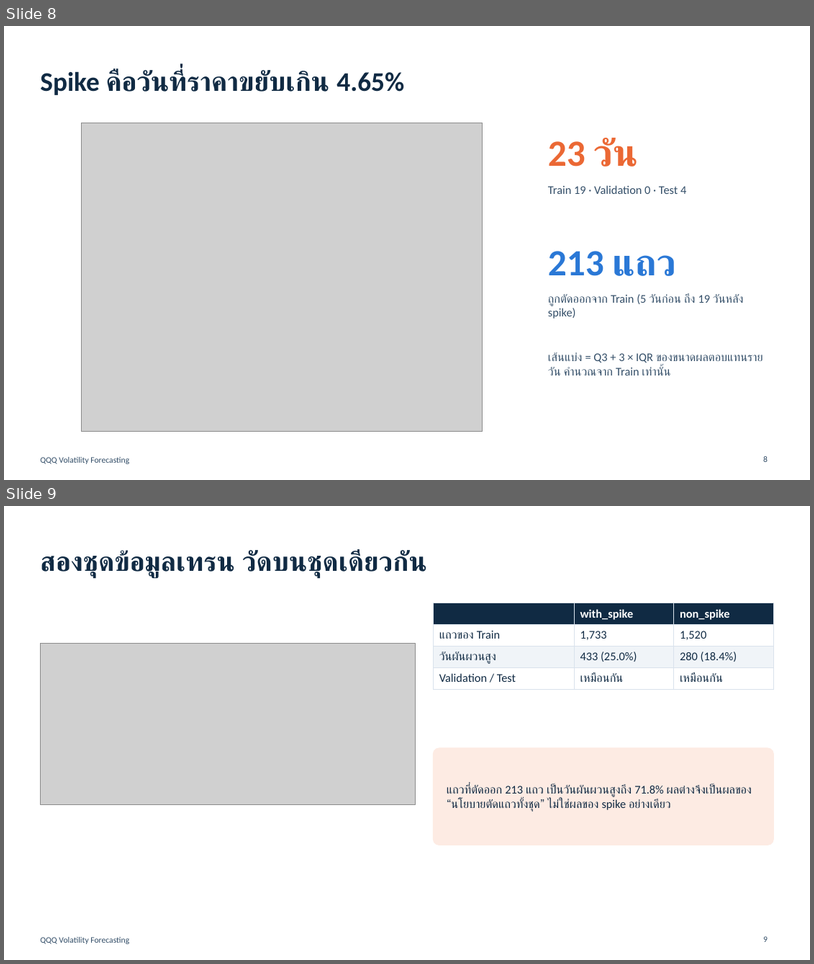
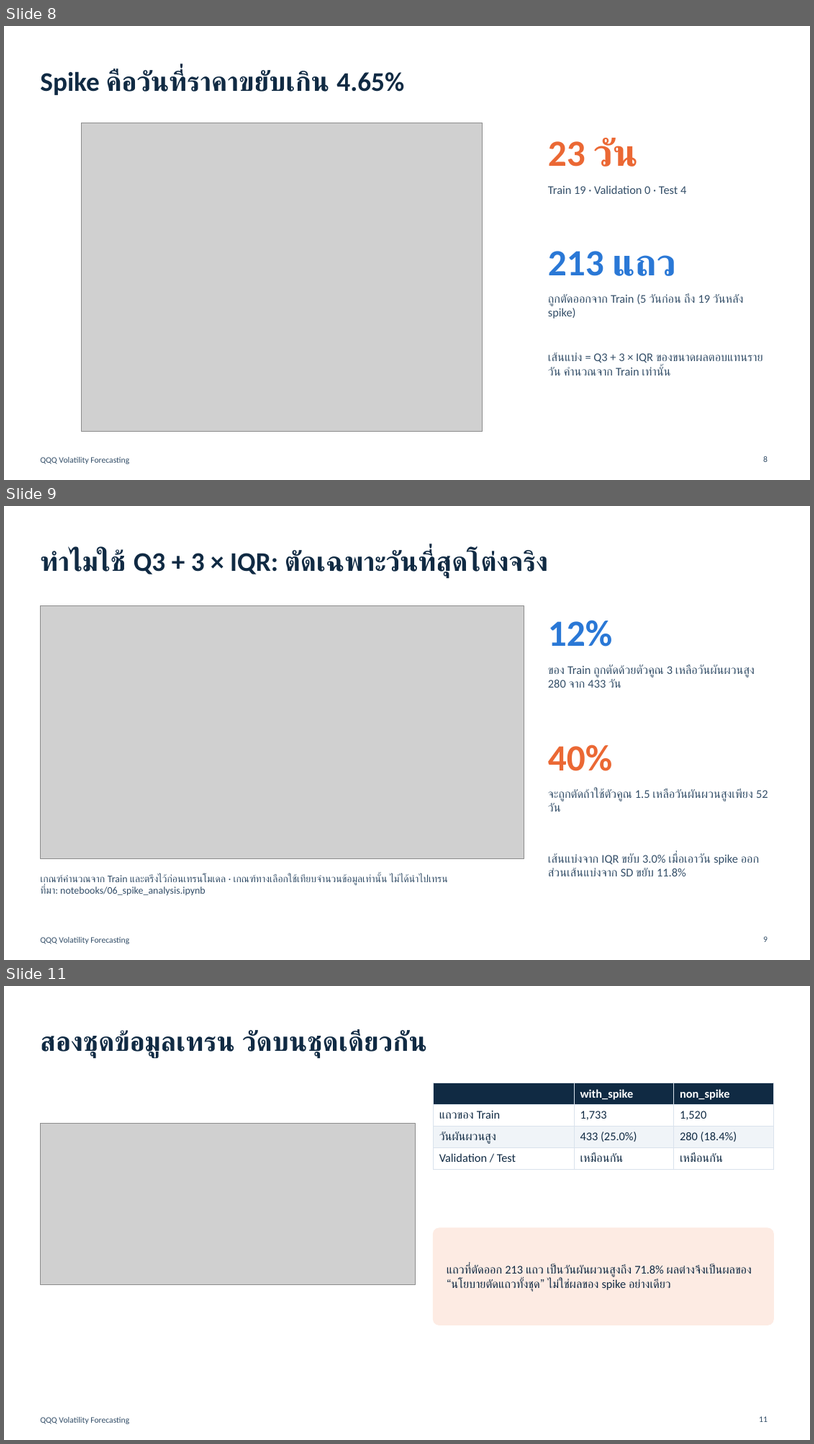
Before and after one commit to Witchaya-Dithiphan/QQQ-Volatility-Forecasting, a slide deck: deliverables/slides.pptx. Shown one above the other, each under a label of ours: slides 8 and 9 before the commit, slides 8, 9 and 11 after it; the slides between them are not shown. The pictures are 814x964 and 814x1444 pixels, drawn with LibreOffice and Linux fonts; fonts in the diff are those of the drawing; grey boxes stand for pictures. Boxes give left, top, right and bottom in pixels: in the first picture for what was removed or moved away, otherwise in the second. Text is boxed around its words. In the diff, an @@ line names an element or a change of style, - is before the commit and + after.

```diff
--- a/deliverables/slides.pptx
+++ b/deliverables/slides.pptx
@@ slide 9 added at box(4, 506, 810, 960), background #FFFFFF; not listed: 1 template element that a slide beside it also shows @@
@@ title added at box(40, 550, 548, 579), 32 pt, text #102A43, bold @@
+ทำไมใช้ Q3 + 3 × IQR: ตัดเฉพาะวันที่สุดโต่งจริง
@@ picture added at box(40, 606, 525, 858) @@
@@ text added at box(548, 620, 612, 646), 44 pt, text #2A78D6, bold @@
+12%
@@ text added at box(548, 664, 755, 687), 14 pt, text #334E68 @@
+ของ Train ถูกตัดด้วยตัวคูณ 3 เหลือวันผันผวนสูง 280 จาก 433 วัน
@@ text added at box(548, 744, 612, 771), 44 pt, text #EB6834, bold @@
+40%
@@ text added at box(548, 789, 769, 811), 14 pt, text #334E68 @@
+จะถูกตัดถ้าใช้ตัวคูณ 1.5 เหลือวันผันผวนสูงเพียง 52 วัน
@@ text added at box(548, 853, 759, 876), 14 pt, text #334E68 @@
+เส้นแบ่งจาก IQR ขยับ 3.0% เมื่อเอาวัน spike ออก ส่วนเส้นแบ่งจาก SD ขยับ 11.8%
@@ text added at box(40, 874, 448, 896), 12 pt, text #334E68 @@
+เกณฑ์คำนวณจาก Train และตรึงไว้ก่อนเทรนโมเดล · เกณฑ์ทางเลือกใช้เทียบจำนวนข้อมูลเท่านั้น ไม่ได้นำไปเทรน
+ที่มา: notebooks/06_spike_analysis.ipynb
@@ page number added at box(764, 936, 768, 942), 10 pt, text #334E68 @@
+9
@@ what was slide 9 is now slide 11 @@
@@ page number at box(759, 1416, 768, 1422): text changed @@
-9
+11
```
Also in this commit, not shown: 1 slide changed, 1 other slide added, 50 other files.
